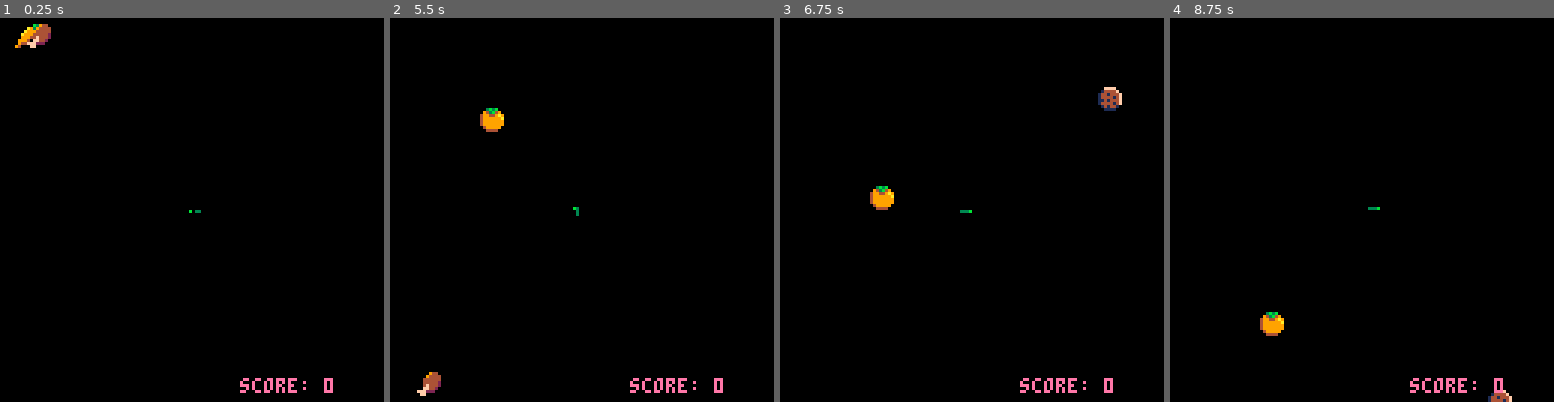
Above: before the commit, frames 1-4 (left to right).
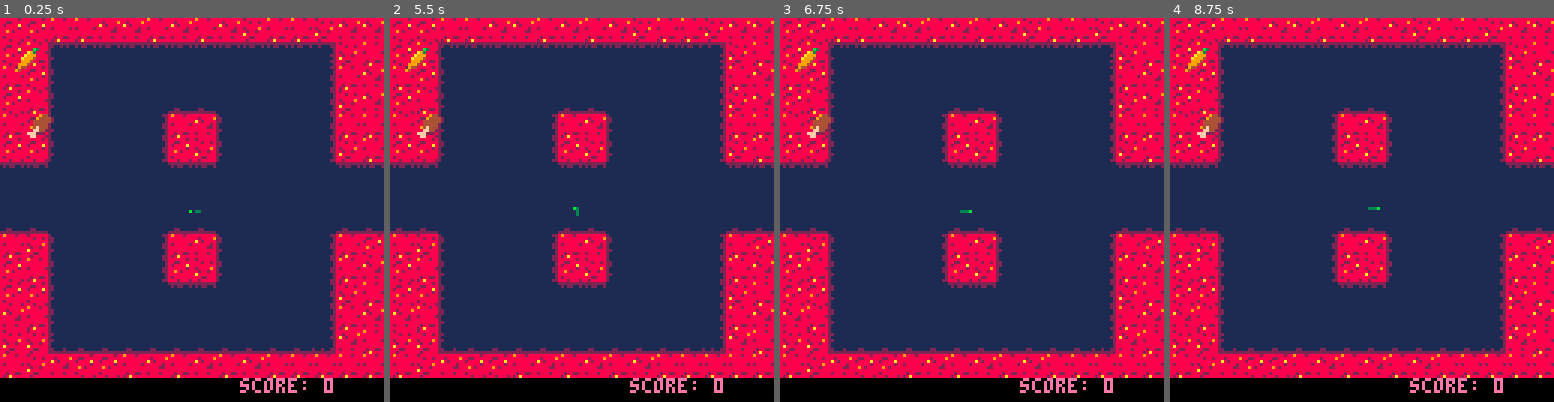
Above: after the commit, the same moments.

Repository: kednar/picoate
Game: PICO-8 cartridge quietsnake.p8
Same seed, same stepped clock (60 frames per second), same inputs: the game is played once before the commit and once after it.
Inputs:
- Up to frame 1 (0.25 s): no input
- Up to frame 2 (5.5 s): hold Right 1.6-2.1 s; hold Up 2.15-2.42 s; hold Right 2.47-3.03 s; hold Left 3.08-3.58 s; hold Down 3.63-3.97 s; hold Right 4.02-4.68 s; hold Up 4.73-5.03 s; hold Left from 5.08 s (still down)
- Up to frame 3 (6.75 s): release Left at 5.68 s; hold Down 5.73-6.03 s; hold Right 6.08-6.58 s; hold Right from 6.63 s (still down)
- Up to frame 4 (8.75 s): release Right at 7.13 s; hold Up 7.18-7.45 s; hold Right 7.5-8.07 s; hold Left 8.12-8.62 s; hold Down from 8.67 s (still down)

The runs differ from the first frame. In frame 1, 94% of the frame differs, in the area x 0-100%, y 0-94%; in frame 2, 94%, in the area x 0-100%, y 0-99%; in frame 3, 94%; in frame 4, 94%.

Commit message:
Revert "drop the fruit"
This reverts commit 3816c83747c6b2e5ded631825bd6417376df15e4.

Diff:
--- a/quietsnake.p8
+++ b/quietsnake.p8
@@ -10,6 +10,7 @@
 	pl.dy = 0
  pl.speed = 1
  pl.bods = 3
+ modulo = 1
  powerups = {}
  t = {}
  t.timer = 0
@@ -33,8 +34,7 @@
  	add (powerups, {
  				sp = (flr(rnd(13))+1),
  				x = rnd(120),
- 				y = -rnd(30),
- 				speed = rnd(2)
+ 				y = rnd(120),
  				})
  	end
 
@@ -70,16 +70,17 @@
 
 -- body switcheroo
 function switch_bodies()
- if t.timer % t.modulo == 0 then
-		for i=pl.bods,2,-1 do
+	if (t.timer%t.modulo == 0) then
+			for i=pl.bods,2,-1 do
 			bodiesx[i]=bodiesx[i-1]
 			bodiesy[i]=bodiesy[i-1]
 			end
+
 -- body 1 extrawurst
-		bodiesx[1] = pl.x-pl.dx
-		bodiesy[1] = pl.y-pl.dy
-		end
-	end
+			bodiesx[1] = pl.x-pl.dx
+			bodiesy[1] = pl.y-pl.dy
+	end
+end
 
 -- player death
 function death()
@@ -113,10 +114,10 @@
 
 -- wrap around the screen
 function wraparound()
-if pl.x >= 129 then pl.x = 1 end
-if pl.x <= 0 then pl.x = 128 end
-if pl.y >= 129 then pl.y = 1 end
-if pl.y <= 0 then pl.y = 128 end
+if pl.x == 129 then pl.x = 1 end
+if pl.x == 0 then pl.x = 128 end
+if pl.y == 129 then pl.y = 1 end
+if pl.y == 0 then pl.y = 128 end
 end
 
 -- collision with self
@@ -125,7 +126,7 @@
 	if pl.x == bodiesx[i]
 		and pl.y == bodiesy[i]
 		then
-		dead.state = true
+		dead.state  = true
 		ded.sp = 72
 		end
 	end
@@ -134,24 +135,12 @@
 -- powerup spawning
 function powerup_spawn()
  for i=1,2 do
- 	powerups[i].sp = (flr(rnd(13))+1)
- 	powerups[i].x = rnd(120)
- 	powerups[i].y = -rnd(30)
- 	powerups[i].speed = rnd(2)
+ 	powerups[i] = {
+ 				sp = (flr(rnd(13))+1),
+ 				x = rnd(120),
+ 				y = rnd(120),
+ 				}
  	end
-end
-
--- powerups dropping
-function powerup_drop ()
- for i=1,2 do
-  powerups[i].y += powerups[i].speed
-  if powerups[i].y >= 128 then
- 		powerups[i].sp = flr(rnd(13))+1
- 		powerups[i].x = rnd(120)
- 		powerups[i].y = -rnd(30)
- 		powerups[i].speed = rnd(2)
- 		end
-	end
 end
 
 -- collision with powerup
@@ -164,7 +153,6 @@
 				pl.bods += 2
 				if(t.step < t.modulo) then
 					t.step *= 2
-					t.timer = 0
 				end
 				fx.sp = 63
  			ex.sp = 69
@@ -177,7 +165,6 @@
 	end
 end
 
--- powerup vfx when eaten
 function eaten()
 	if fx.sp >= 63 then
 		fx.sp += 1/2
@@ -189,48 +176,43 @@
 	if ex.sp > 71 then ex.sp=0 end
 end
 
-
 --  where the magic happens
-
 function _update()
 
-	if (dead.state) then
-		death()
-
-	else
-
-		switch_bodies()
-
-		move_direction()
-
-		wraparound()
-
-		powerup_collision()
-
-		powerup_drop()
-
-		eaten()
-
-			-- storytime()
-
-		t.timer+=t.step
+if (dead.state) then
+	death()
+
+else
+switch_bodies()
+
+move_direction()
+
+collision_self()
+
+wraparound()
+
+powerup_collision()
+
+eaten()
+
+-- storytime()
+
+-- execute movement
+t.timer+=t.step
 
 		if (t.timer%t.modulo == 0) then
 			pl.x += pl.dx
 			pl.y += pl.dy
-			end
-
-		collision_self()
-
-	end
-end
-
---  function draw
+		end
+	end
+end
+
+--****--  function draw
 
 function _draw()
 -- background
 rectfill(0,0,127,127,0)
-
+map()
 -- player
 pset(pl.x,pl.y,11)
 
@@ -385,168 +367,168 @@
 
 
 __gff__
-0000000000000000000000000000000000000000000000000000000000000000000000000000000000000000000000000000000000000000000000000000000000000000000000000000000000000000000000000000000000000000000000000000000000000000000000000000000000000000000000000000000000000000
+0000000000000000000000000000000000000000000000000000000000000000000000000000000000000000000000000000000000000000000000000000000000000000000000000000000001010101010101010000000000000000000000000000000000000000000000000000000000000000000000000000000000000000
 0000000000000000000000000000000000000000000000000000000000000000000000000000000000000000000000000000000000000000000000000000000000000000000000000000000000000000000000000000000000000000000000000000000000000000000000000000000000000000000000000000000000000000
 __map__
-0000000000000000000000000000000000000000000000000000000000000000000000000000000000000000000000000000000000000000000000000000000000000000000000000000000000000000000000000000000000000000000000000000000000000000000000000000000000000000000000000000000000000000
-0000000000000000000000000000000000000000000000000000000000000000000000000000000000000000000000000000000000000000000000000000000000000000000000000000000000000000000000000000000000000000000000000000000000000000000000000000000000000000000000000000000000000000
-0000000000000000000000000000000000000000000000000000000000000000000000000000000000000000000000000000000000000000000000000000000000000000000000000000000000000000000000000000000000000000000000000000000000000000000000000000000000000000000000000000000000000000
-0000000000000000000000000000000000000000000000000000000000000000000000000000000000000000000000000000000000000000000000000000000000000000000000000000000000000000000000000000000000000000000000000000000000000000000000000000000000000000000000000000000000000000
-0000000000000000000000000000000000000000000000000000000000000000000000000000000000000000000000000000000000000000000000000000000000000000000000000000000000000000000000000000000000000000000000000000000000000000000000000000000000000000000000000000000000000000
-0000000000000000000000000000000000000000000000000000000000000000000000000000000000000000000000000000000000000000000000000000000000000000000000000000000000000000000000000000000000000000000000000000000000000000000000000000000000000000000000000000000000000000
-0000000000000000000000000000000000000000000000000000000000000000000000000000000000000000000000000000000000000000000000000000000000000000000000000000000000000000000000000000000000000000000000000000000000000000000000000000000000000000000000000000000000000000
-0000000000000000000000000000000000000000000000000000000000000000000000000000000000000000000000000000000000000000000000000000000000000000000000000000000000000000000000000000000000000000000000000000000000000000000000000000000000000000000000000000000000000000
-0000000000000000000000000000000000000000000000000000000000000000000000000000000000000000000000000000000000000000000000000000000000000000000000000000000000000000000000000000000000000000000000000000000000000000000000000000000000000000000000000000000000000000
-0000000000000000000000000000000000000000000000000000000000000000000000000000000000000000000000000000000000000000000000000000000000000000000000000000000000000000000000000000000000000000000000000000000000000000000000000000000000000000000000000000000000000000
-0000000000000000000000000000000000000000000000000000000000000000000000000000000000000000000000000000000000000000000000000000000000000000000000000000000000000000000000000000000000000000000000000000000000000000000000000000000000000000000000000000000000000000
-0000000000000000000000000000000000000000000000000000000000000000000000000000000000000000000000000000000000000000000000000000000000000000000000000000000000000000000000000000000000000000000000000000000000000000000000000000000000000000000000000000000000000000
-0000000000000000000000000000000000000000000000000000000000000000000000000000000000000000000000000000000000000000000000000000000000000000000000000000000000000000000000000000000000000000000000000000000000000000000000000000000000000000000000000000000000000000
-0000000000000000000000000000000000000000000000000000000000000000000000000000000000000000000000000000000000000000000000000000000000000000000000000000000000000000000000000000000000000000000000000000000000000000000000000000000000000000000000000000000000000000
-0000000000000000000000000000000000000000000000000000000000000000000000000000000000000000000000000000000000000000000000000000000000000000000000000000000000000000000000000000000000000000000000000000000000000000000000000000000000000000000000000000000000000000
-0000000000000000000000000000000000000000000000000000000000000000000000000000000000000000000000000000000000000000000000000000000000000000000000000000000000000000000000000000000000000000000000000000000000000000000000000000000000000000000000000000000000000000
-0000000000000000000000000000000000000000000000000000000000000000000000000000000000000000000000000000000000000000000000000000000000000000000000000000000000000000000000000000000000000000000000000000000000000000000000000000000000000000000000000000000000000000
-0000000000000000000000000000000000000000000000000000000000000000000000000000000000000000000000000000000000000000000000000000000000000000000000000000000000000000000000000000000000000000000000000000000000000000000000000000000000000000000000000000000000000000
-0000000000000000000000000000000000000000000000000000000000000000000000000000000000000000000000000000000000000000000000000000000000000000000000000000000000000000000000000000000000000000000000000000000000000000000000000000000000000000000000000000000000000000
-0000000000000000000000000000000000000000000000000000000000000000000000000000000000000000000000000000000000000000000000000000000000000000000000000000000000000000000000000000000000000000000000000000000000000000000000000000000000000000000000000000000000000000
-0000000000000000000000000000000000000000000000000000000000000000000000000000000000000000000000000000000000000000000000000000000000000000000000000000000000000000000000000000000000000000000000000000000000000000000000000000000000000000000000000000000000000000
-0000000000000000000000000000000000000000000000000000000000000000000000000000000000000000000000000000000000000000000000000000000000000000000000000000000000000000000000000000000000000000000000000000000000000000000000000000000000000000000000000000000000000000
-0000000000000000000000000000000000000000000000000000000000000000000000000000000000000000000000000000000000000000000000000000000000000000000000000000000000000000000000000000000000000000000000000000000000000000000000000000000000000000000000000000000000000000
-0000000000000000000000000000000000000000000000000000000000000000000000000000000000000000000000000000000000000000000000000000000000000000000000000000000000000000000000000000000000000000000000000000000000000000000000000000000000000000000000000000000000000000
-0000000000000000000000000000000000000000000000000000000000000000000000000000000000000000000000000000000000000000000000000000000000000000000000000000000000000000000000000000000000000000000000000000000000000000000000000000000000000000000000000000000000000000
-0000000000000000000000000000000000000000000000000000000000000000000000000000000000000000000000000000000000000000000000000000000000000000000000000000000000000000000000000000000000000000000000000000000000000000000000000000000000000000000000000000000000000000
-0000000000000000000000000000000000000000000000000000000000000000000000000000000000000000000000000000000000000000000000000000000000000000000000000000000000000000000000000000000000000000000000000000000000000000000000000000000000000000000000000000000000000000
-0000000000000000000000000000000000000000000000000000000000000000000000000000000000000000000000000000000000000000000000000000000000000000000000000000000000000000000000000000000000000000000000000000000000000000000000000000000000000000000000000000000000000000
-0000000000000000000000000000000000000000000000000000000000000000000000000000000000000000000000000000000000000000000000000000000000000000000000000000000000000000000000000000000000000000000000000000000000000000000000000000000000000000000000000000000000000000
-0000000000000000000000000000000000000000000000000000000000000000000000000000000000000000000000000000000000000000000000000000000000000000000000000000000000000000000000000000000000000000000000000000000000000000000000000000000000000000000000000000000000000000
-0000000000000000000000000000000000000000000000000000000000000000000000000000000000000000000000000000000000000000000000000000000000000000000000000000000000000000000000000000000000000000000000000000000000000000000000000000000000000000000000000000000000000000
-0000000000000000000000000000000000000000000000000000000000000000000000000000000000000000000000000000000000000000000000000000000000000000000000000000000000000000000000000000000000000000000000000000000000000000000000000000000000000000000000000000000000000000
-…(130 lines of a section not shown)…
+4c4c4d4d4f4f4d4f4d4f4e4d4d4e4f4f00000000000000000000000000000000000000000000000000000000000000000000000000000000000000000000000000000000000000000000000000000000000000000000000000000000000000000000000000000000000000000000000000000000000000000000000000000000
+4c4d5657575757575757575757584e4d00000000000000000000000000000000000000000000000000000000000000000000000000000000000000000000000000000000000000000000000000000000000000000000000000000000000000000000000000000000000000000000000000000000000000000000000000000000
+4d4c6667676767676767676767684d4f00000000000000000000000000000000000000000000000000000000000000000000000000000000000000000000000000000000000000000000000000000000000000000000000000000000000000000000000000000000000000000000000000000000000000000000000000000000
+4c4d6667676767777767676767684e4f00000000000000000000000000000000000000000000000000000000000000000000000000000000000000000000000000000000000000000000000000000000000000000000000000000000000000000000000000000000000000000000000000000000000000000000000000000000
+4d4c66676767684d4f66676767684d4d00000000000000000000000000000000000000000000000000000000000000000000000000000000000000000000000000000000000000000000000000000000000000000000000000000000000000000000000000000000000000000000000000000000000000000000000000000000
+4c4c66676767684c4e66676767684e4d00000000000000000000000000000000000000000000000000000000000000000000000000000000000000000000000000000000000000000000000000000000000000000000000000000000000000000000000000000000000000000000000000000000000000000000000000000000
+5757676767676757576767676767575700000000000000000000000000000000000000000000000000000000000000000000000000000000000000000000000000000000000000000000000000000000000000000000000000000000000000000000000000000000000000000000000000000000000000000000000000000000
+6767676767676767676767676767676700000000000000000000000000000000000000000000000000000000000000000000000000000000000000000000000000000000000000000000000000000000000000000000000000000000000000000000000000000000000000000000000000000000000000000000000000000000
+7777676767676777776767676767777700000000000000000000000000000000000000000000000000000000000000000000000000000000000000000000000000000000000000000000000000000000000000000000000000000000000000000000000000000000000000000000000000000000000000000000000000000000
+4d4e66676767684d4f66676767684d4c00000000000000000000000000000000000000000000000000000000000000000000000000000000000000000000000000000000000000000000000000000000000000000000000000000000000000000000000000000000000000000000000000000000000000000000000000000000
+4c4d66676767684c4e66676767684d4f00000000000000000000000000000000000000000000000000000000000000000000000000000000000000000000000000000000000000000000000000000000000000000000000000000000000000000000000000000000000000000000000000000000000000000000000000000000
+4c4c6667676767575767676767684e4d00000000000000000000000000000000000000000000000000000000000000000000000000000000000000000000000000000000000000000000000000000000000000000000000000000000000000000000000000000000000000000000000000000000000000000000000000000000
+4f4d6667676767676767676767684d4f00000000000000000000000000000000000000000000000000000000000000000000000000000000000000000000000000000000000000000000000000000000000000000000000000000000000000000000000000000000000000000000000000000000000000000000000000000000
+4e4e7677777777777777777777784f4d00000000000000000000000000000000000000000000000000000000000000000000000000000000000000000000000000000000000000000000000000000000000000000000000000000000000000000000000000000000000000000000000000000000000000000000000000000000
+4d4e4f4c4c4d4f4d4f4d4f4d4d4d4d4d00000000000000000000000000000000000000000000000000000000000000000000000000000000000000000000000000000000000000000000000000000000000000000000000000000000000000000000000000000000000000000000000000000000000000000000000000000000
+0000000000000000000000000000000000000000000000000000000000000000000000000000000000000000000000000000000000000000000000000000000000000000000000000000000000000000000000000000000000000000000000000000000000000000000000000000000000000000000000000000000000000000
+0000000000000000000000000000000000000000000000000000000000000000000000000000000000000000000000000000000000000000000000000000000000000000000000000000000000000000000000000000000000000000000000000000000000000000000000000000000000000000000000000000000000000000
+0000000000000000000000000000000000000000000000000000000000000000000000000000000000000000000000000000000000000000000000000000000000000000000000000000000000000000000000000000000000000000000000000000000000000000000000000000000000000000000000000000000000000000
+0000000000000000000000000000000000000000000000000000000000000000000000000000000000000000000000000000000000000000000000000000000000000000000000000000000000000000000000000000000000000000000000000000000000000000000000000000000000000000000000000000000000000000
+0000000000000000000000000000000000000000000000000000000000000000000000000000000000000000000000000000000000000000000000000000000000000000000000000000000000000000000000000000000000000000000000000000000000000000000000000000000000000000000000000000000000000000
+0000000000000000000000000000000000000000000000000000000000000000000000000000000000000000000000000000000000000000000000000000000000000000000000000000000000000000000000000000000000000000000000000000000000000000000000000000000000000000000000000000000000000000
+0000000000000000000000000000000000000000000000000000000000000000000000000000000000000000000000000000000000000000000000000000000000000000000000000000000000000000000000000000000000000000000000000000000000000000000000000000000000000000000000000000000000000000
+0000000000000000000000000000000000000000000000000000000000000000000000000000000000000000000000000000000000000000000000000000000000000000000000000000000000000000000000000000000000000000000000000000000000000000000000000000000000000000000000000000000000000000
+0000000000000000000000000000000000000000000000000000000000000000000000000000000000000000000000000000000000000000000000000000000000000000000000000000000000000000000000000000000000000000000000000000000000000000000000000000000000000000000000000000000000000000
+0000000000000000000000000000000000000000000000000000000000000000000000000000000000000000000000000000000000000000000000000000000000000000000000000000000000000000000000000000000000000000000000000000000000000000000000000000000000000000000000000000000000000000
+0000000000000000000000000000000000000000000000000000000000000000000000000000000000000000000000000000000000000000000000000000000000000000000000000000000000000000000000000000000000000000000000000000000000000000000000000000000000000000000000000000000000000000
+0000000000000000000000000000000000000000000000000000000000000000000000000000000000000000000000000000000000000000000000000000000000000000000000000000000000000000000000000000000000000000000000000000000000000000000000000000000000000000000000000000000000000000
+0000000000000000000000000000000000000000000000000000000000000000000000000000000000000000000000000000000000000000000000000000000000000000000000000000000000000000000000000000000000000000000000000000000000000000000000000000000000000000000000000000000000000000
+0000000000000000000000000000000000000000000000000000000000000000000000000000000000000000000000000000000000000000000000000000000000000000000000000000000000000000000000000000000000000000000000000000000000000000000000000000000000000000000000000000000000000000
+0000000000000000000000000000000000000000000000000000000000000000000000000000000000000000000000000000000000000000000000000000000000000000000000000000000000000000000000000000000000000000000000000000000000000000000000000000000000000000000000000000000000000000
+0000000000000000000000000000000000000000000000000000000000000000000000000000000000000000000000000000000000000000000000000000000000000000000000000000000000000000000000000000000000000000000000000000000000000000000000000000000000000000000000000000000000000000
+0000000000000000000000000000000000000000000000000000000000000000000000000000000000000000000000000000000000000000000000000000000000000000000000000000000000000000000000000000000000000000000000000000000000000000000000000000000000000000000000000000000000000000
+…(130 lines of a section not shown)…
Not shown, changed: 64 lines of the sprite sheet (__gfx__) section of quietsnake.p8
